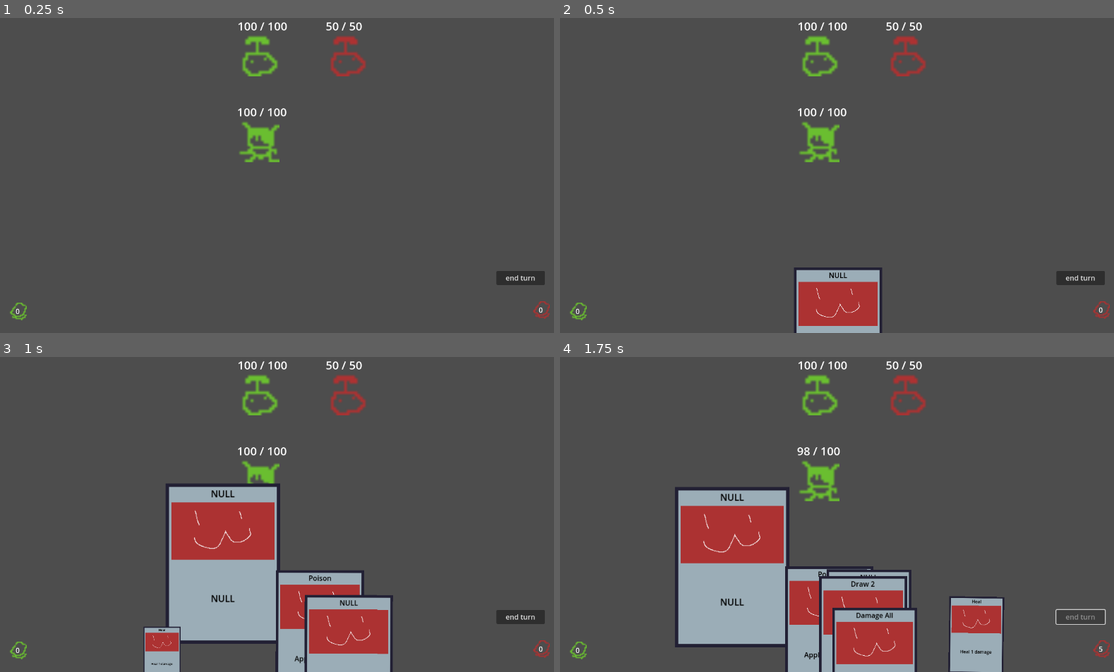
Above: before the commit, frames 1-4 (two rows, left to right).
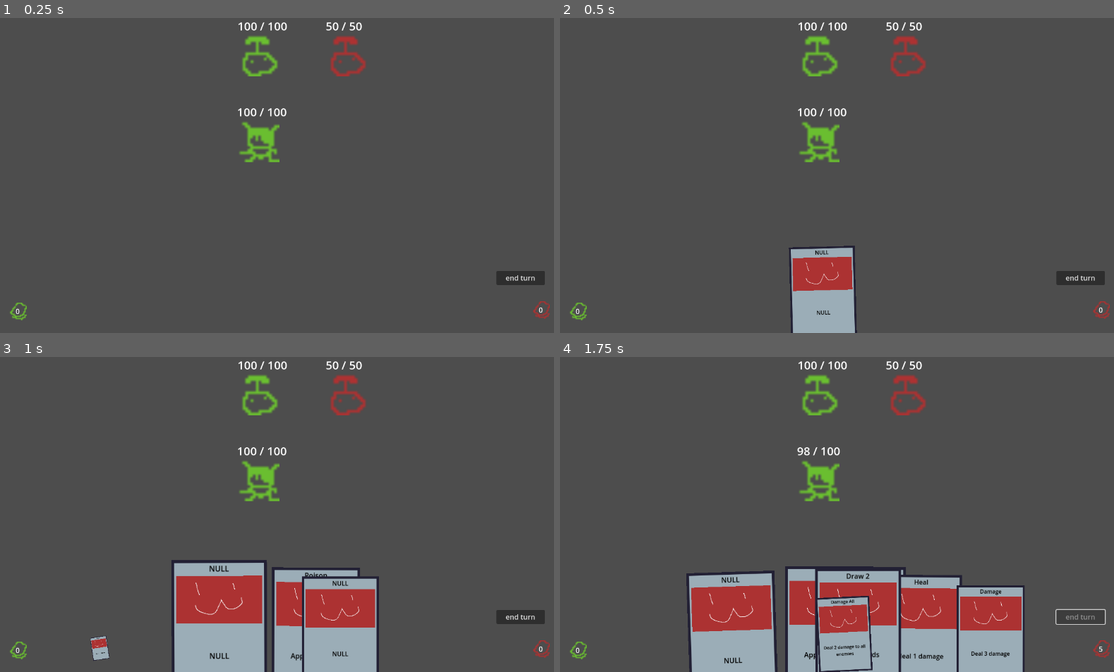
Above: after the commit, the same moments.

Repository: Saplings-Projects/1M_sub
Game: Godot game, scene res://#Scenes/TestingScene.tscn
Same seed, same stepped clock (60 frames per second), same inputs: the game is played once before the commit and once after it.
Inputs (mouse positions are in pixels of both pictures, inside the frame that each line leads up to; where the layout moved, square brackets give the same spot in the first picture):
- Up to frame 1 (0.25 s): no input
- Up to frame 2 (0.5 s): no input
- Up to frame 3 (1 s): click (260, 631) [277, 668] at 0.5 s
- Up to frame 4 (1.75 s): click "end turn" at 1.25 s

Frame 1 is identical in both runs. In frame 2, 3.7% of the frame differs, in the area x 41-59%, y 72-100%; in frame 3, 15%; in frame 4, 18%, in the area x 20-84%, y 41-100%.

Commit message:
Organize state values. Fix MOVING_TO_HAND state
MOVING_TO_HAND state was not easing to the correct position

Diff:
--- a/Cards/CardContainer.gd
+++ b/Cards/CardContainer.gd
@@ -138,8 +138,12 @@
 
 	card.init_card(card_data)
 
+	# set starting position of the card to the draw pile, so it visually shows it dealing from there
 	card.global_position = draw_pile_ui.global_position
+
+	# force an update of the card positions so they are up to date with this new card
 	_update_card_positions()
+
 	card.get_card_movement_component().set_movement_state(Enums.CardMovementState.MOVING_TO_HAND)
 
 	_bind_card_input(card)
@@ -246,7 +250,6 @@
 		set_queued_card(card)
 
 		card.get_card_movement_component().set_movement_state(Enums.CardMovementState.QUEUED)
-
 		_focus_card(card, card_queued_offset)
 
 
--- a/Cards/Movement State/MoveState_Discarding.gd
+++ b/Cards/Movement State/MoveState_Discarding.gd
@@ -1,18 +1,22 @@
 extends CardMovementState
 class_name MoveState_Discarding
+
+
+const EASE_TIME: float = 0.5
 
 
 # @Override
 func on_state_enter() -> void:
 	# Move to discard pile
+	# Destroy when move is finished
 	_state.card.create_tween()\
-	.tween_property(_state.card, EasingConstants.GLOBAL_POSITION_PROPERTY, _state.desired_position, 0.3)\
+	.tween_property(_state.card, EasingConstants.GLOBAL_POSITION_PROPERTY, _state.desired_position, EASE_TIME)\
 	.set_ease(Tween.EASE_IN)\
 	.set_trans(Tween.TRANS_CUBIC)\
 	.finished.connect(func(): _state.card.queue_free())
 
 	# Scale down to zero
 	_state.card.create_tween()\
-	.tween_property(_state.card, EasingConstants.SCALE_PROPERTY, Vector2.ZERO, 0.3)\
+	.tween_property(_state.card, EasingConstants.SCALE_PROPERTY, Vector2.ZERO, EASE_TIME)\
 	.set_ease(Tween.EASE_IN)\
 	.set_trans(Tween.TRANS_CUBIC)
--- a/Cards/Movement State/MoveState_Hovered.gd
+++ b/Cards/Movement State/MoveState_Hovered.gd
@@ -2,22 +2,30 @@
 class_name MoveState_Hovered
 
 
-@export var lerp_speed: float = 10.0
-@export var hover_offset: float = -100
+const LERP_SPEED: float = 10.0
+const EASE_TIME: float = 0.5
+const EASE_TYPE: Tween.EaseType = Tween.EASE_OUT
+const TRANS_TYPE: Tween.TransitionType = Tween.TRANS_CUBIC
+const HOVER_OFFSET: float = -100
+const SCALE_AMOUNT: Vector2 = Vector2(1.3, 1.3)
 
 
 # @Override
 func on_state_enter() -> void:
+	# Ease to SCALE_AMOUNT
 	_state.card.create_tween()\
-	.tween_property(_state.card, EasingConstants.SCALE_PROPERTY, Vector2(1.3, 1.3), 0.5)\
-	.set_ease(Tween.EASE_OUT)\
-	.set_trans(Tween.TRANS_CUBIC)
+	.tween_property(_state.card, EasingConstants.SCALE_PROPERTY, SCALE_AMOUNT, EASE_TIME)\
+	.set_ease(EASE_TYPE)\
+	.set_trans(TRANS_TYPE)
 
 
 # @Override
 func on_state_process(delta: float) -> void:
+	# Ease to desired position with offset
 	var offset_desired_position: Vector2 = _state.desired_position
-	offset_desired_position.y += hover_offset
+	offset_desired_position.y += HOVER_OFFSET
 
-	_state.card.position = _state.card.position.lerp(offset_desired_position, delta * lerp_speed)
-	_state.card.rotation_degrees = lerpf(_state.card.rotation_degrees, 0.0, delta * lerp_speed)
+	_state.card.position = _state.card.position.lerp(offset_desired_position, delta * LERP_SPEED)
+
+	# Ease rotation
+	_state.card.rotation_degrees = lerpf(_state.card.rotation_degrees, 0.0, delta * LERP_SPEED)
--- a/Cards/Movement State/MoveState_InHand.gd
+++ b/Cards/Movement State/MoveState_InHand.gd
@@ -2,18 +2,25 @@
 class_name MoveState_InHand
 
 
-@export var lerp_speed: float = 10.0
+const LERP_SPEED: float = 15.0
+const EASE_TIME: float = 0.5
+const EASE_TYPE: Tween.EaseType = Tween.EASE_OUT
+const TRANS_TYPE: Tween.TransitionType = Tween.TRANS_CUBIC
 
 
 # @Override
 func on_state_enter() -> void:
+	# Ease scale to one. Resets any scale changes that happened in other states (HOVERED, QUEUED)
 	_state.card.create_tween()\
-	.tween_property(_state.card, EasingConstants.SCALE_PROPERTY, Vector2.ONE, 0.5)\
-	.set_ease(Tween.EASE_OUT)\
-	.set_trans(Tween.TRANS_CUBIC)
+	.tween_property(_state.card, EasingConstants.SCALE_PROPERTY, Vector2.ONE, EASE_TIME)\
+	.set_ease(EASE_TYPE)\
+	.set_trans(TRANS_TYPE)
 
 
 # @Override
 func on_state_process(delta: float) -> void:
-	_state.card.position = _state.card.position.lerp(_state.desired_position, delta * lerp_speed)
-	_state.card.rotation_degrees = lerpf(_state.card.rotation_degrees, _state.desired_rotation, delta * lerp_speed)
+	# Ease to desired position in the hand
+	_state.card.position = _state.card.position.lerp(_state.desired_position, delta * LERP_SPEED)
+
+	# Ease rotation
+	_state.card.rotation_degrees = lerpf(_state.card.rotation_degrees, _state.desired_rotation, delta * LERP_SPEED)
--- a/Cards/Movement State/MoveState_MovingToHand.gd
+++ b/Cards/Movement State/MoveState_MovingToHand.gd
@@ -2,19 +2,28 @@
 class_name MoveState_MovingToHand
 
 
+const LERP_SPEED: float = 15.0
+const EASE_TIME: float = 0.5
+const EASE_TYPE: Tween.EaseType = Tween.EASE_OUT
+const TRANS_TYPE: Tween.TransitionType = Tween.TRANS_CUBIC
+
+
 # @Override
 func on_state_enter() -> void:
-	# Move to hand from draw pile
+	# Scale up from zero
 	# When finished, set state to IN_HAND
 	_state.card.create_tween()\
-	.tween_property(_state.card, EasingConstants.POSITION_PROPERTY, _state.desired_position, 0.2)\
-	.set_ease(Tween.EASE_OUT)\
-	.set_trans(Tween.TRANS_CUBIC)\
+	.tween_property(_state.card, EasingConstants.SCALE_PROPERTY, Vector2.ONE, EASE_TIME)\
+	.set_ease(EASE_TYPE)\
+	.set_trans(TRANS_TYPE)\
+	.from(Vector2.ZERO)\
 	.finished.connect(func(): trigger_exit_state.emit(Enums.CardMovementState.IN_HAND))
 
-	# Scale up from zero
-	_state.card.create_tween()\
-	.tween_property(_state.card, EasingConstants.SCALE_PROPERTY, Vector2.ONE, 0.2)\
-	.set_ease(Tween.EASE_OUT)\
-	.set_trans(Tween.TRANS_CUBIC)\
-	.from(Vector2.ZERO)
+
+# @Override
+func on_state_process(delta: float):
+	# Ease to desired position in the hand
+	_state.card.position = _state.card.position.lerp(_state.desired_position, delta * LERP_SPEED)
+
+	# Ease rotation
+	_state.card.rotation_degrees = lerpf(_state.card.rotation_degrees, _state.desired_rotation, delta * LERP_SPEED)
--- a/Cards/Movement State/MoveState_Queued.gd
+++ b/Cards/Movement State/MoveState_Queued.gd
@@ -2,22 +2,30 @@
 class_name MoveState_Queued
 
 
-@export var lerp_speed: float = 10.0
-@export var queue_offset: float = -150
+const LERP_SPEED: float = 10.0
+const EASE_TIME: float = 0.5
+const EASE_TYPE: Tween.EaseType = Tween.EASE_OUT
+const TRANS_TYPE: Tween.TransitionType = Tween.TRANS_CUBIC
+const QUEUE_OFFSET: float = -100
+const SCALE_AMOUNT: Vector2 = Vector2(1.3, 1.3)
 
 
 # @Override
 func on_state_enter() -> void:
+	# Scale to SCALE_AMOUNT
 	_state.card.create_tween()\
-	.tween_property(_state.card, EasingConstants.SCALE_PROPERTY, Vector2(1.3, 1.3), 0.5)\
-	.set_ease(Tween.EASE_OUT)\
-	.set_trans(Tween.TRANS_CUBIC)
+	.tween_property(_state.card, EasingConstants.SCALE_PROPERTY, SCALE_AMOUNT, EASE_TIME)\
+	.set_ease(EASE_TYPE)\
+	.set_trans(TRANS_TYPE)
 
 
 # @Override
 func on_state_process(delta: float) -> void:
+	# Ease position with an offset
 	var offset_desired_position: Vector2 = _state.desired_position
-	offset_desired_position.y += queue_offset
+	offset_desired_position.y += QUEUE_OFFSET
 
-	_state.card.position = _state.card.position.lerp(offset_desired_position, delta * lerp_speed)
-	_state.card.rotation_degrees = lerpf(_state.card.rotation_degrees, 0.0, delta * lerp_speed)
+	_state.card.position = _state.card.position.lerp(offset_desired_position, delta * LERP_SPEED)
+
+	# Ease rotation
+	_state.card.rotation_degrees = lerpf(_state.card.rotation_degrees, 0.0, delta * LERP_SPEED)
